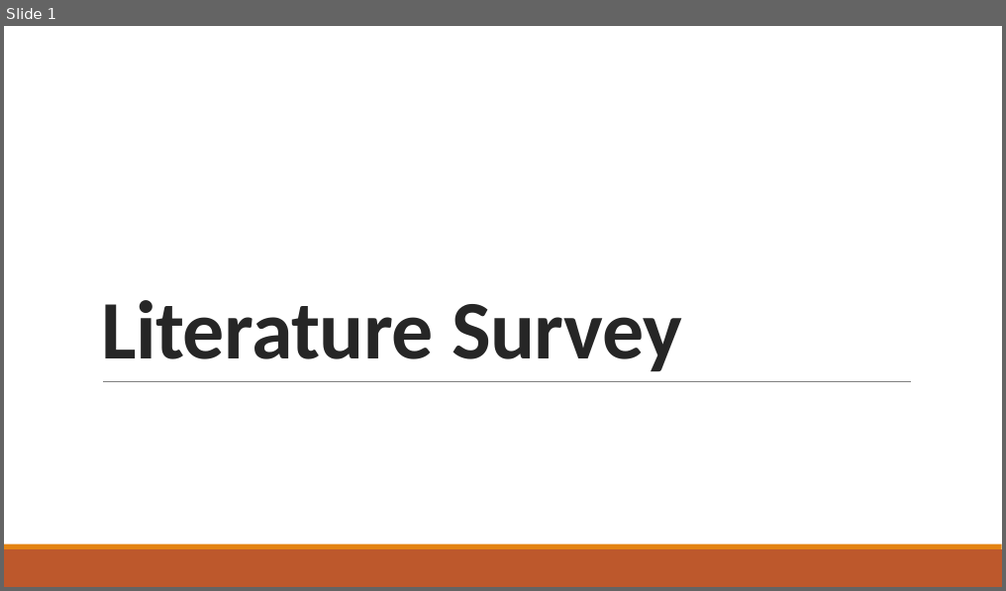
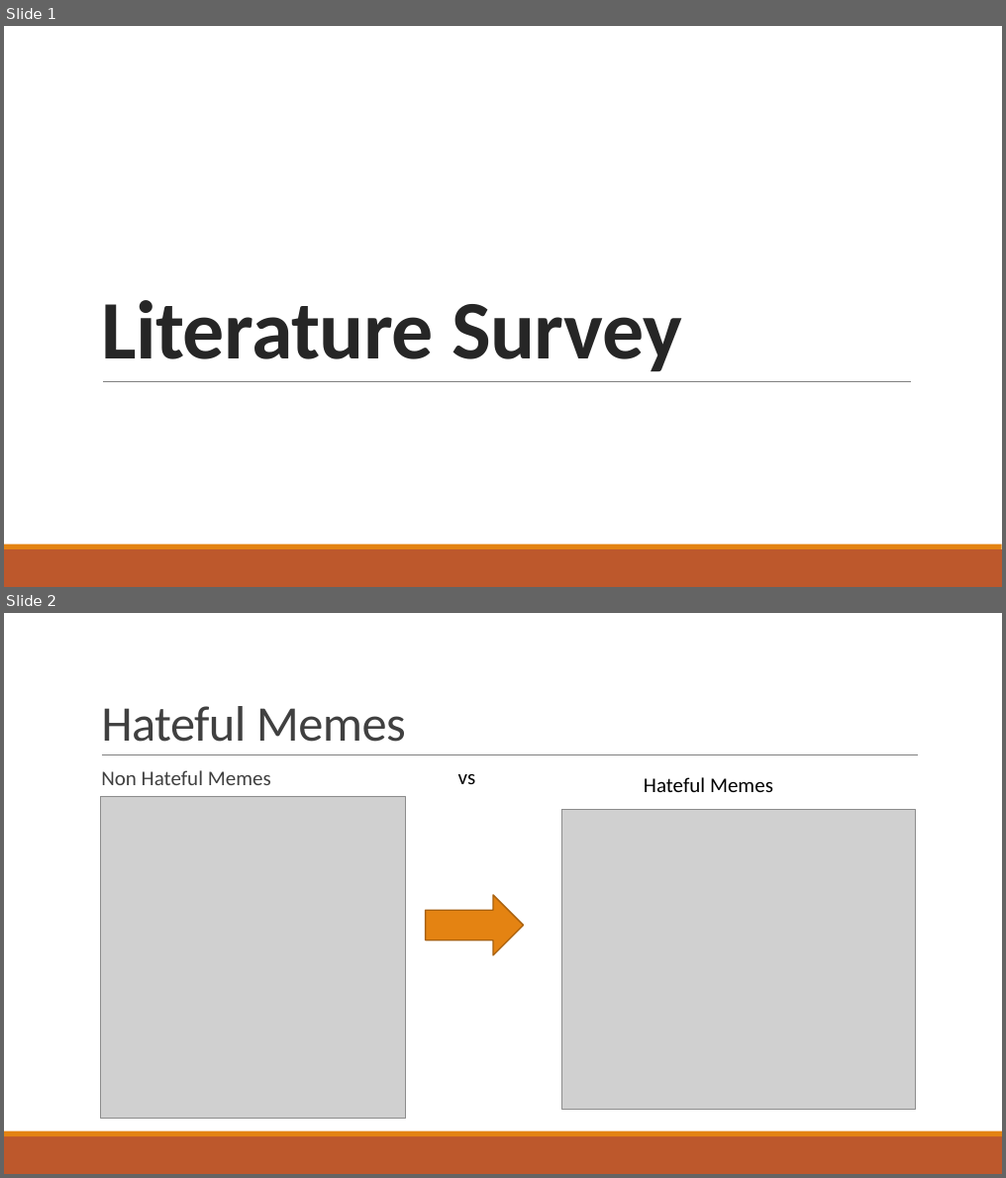
Before and after one commit to VarunBohara/Mini-Project-Documents, a slide deck: Literature Survey.pptx. Shown one above the other, each under a label of ours: slide 1 before the commit, slides 1 and 2 after it. The pictures are 1006x591 and 1006x1178 pixels, drawn with LibreOffice and Linux fonts; fonts in the diff are those of the drawing; grey boxes stand for pictures. Boxes give left, top, right and bottom in pixels: in the first picture for what was removed or moved away, otherwise in the second. Text is boxed around its words. In the diff, an @@ line names an element or a change of style, - is before the commit and + after.

```diff
--- a/Literature Survey.pptx
+++ b/Literature Survey.pptx
@@ slide 2 added at box(4, 613, 1002, 1174), background #FFFFFF; not listed: 2 template elements that a slide beside it also shows @@
@@ title added at box(101, 706, 406, 742), 48 pt, text #404040 @@
+Hateful Memes
@@ line added from (102, 756) to (918, 756), #808080 0.5 pt @@
@@ text added at box(101, 770, 271, 785), 20 pt, text #404040 @@
+  Non Hateful Memes
@@ text added at box(458, 774, 476, 784), 20 pt, text #000000 @@
+vs
@@ text added at box(644, 777, 773, 792), 20 pt, text #000000 @@
+Hateful Memes
@@ picture added at box(101, 796, 406, 1119) @@
@@ picture added at box(561, 810, 915, 1109) @@
@@ right arrow added at box(426, 895, 524, 956), fill #E48312, outline #A9610D 1.25 pt @@
```
Also in this commit, not shown: 5 other slides added, 3 slides removed.
